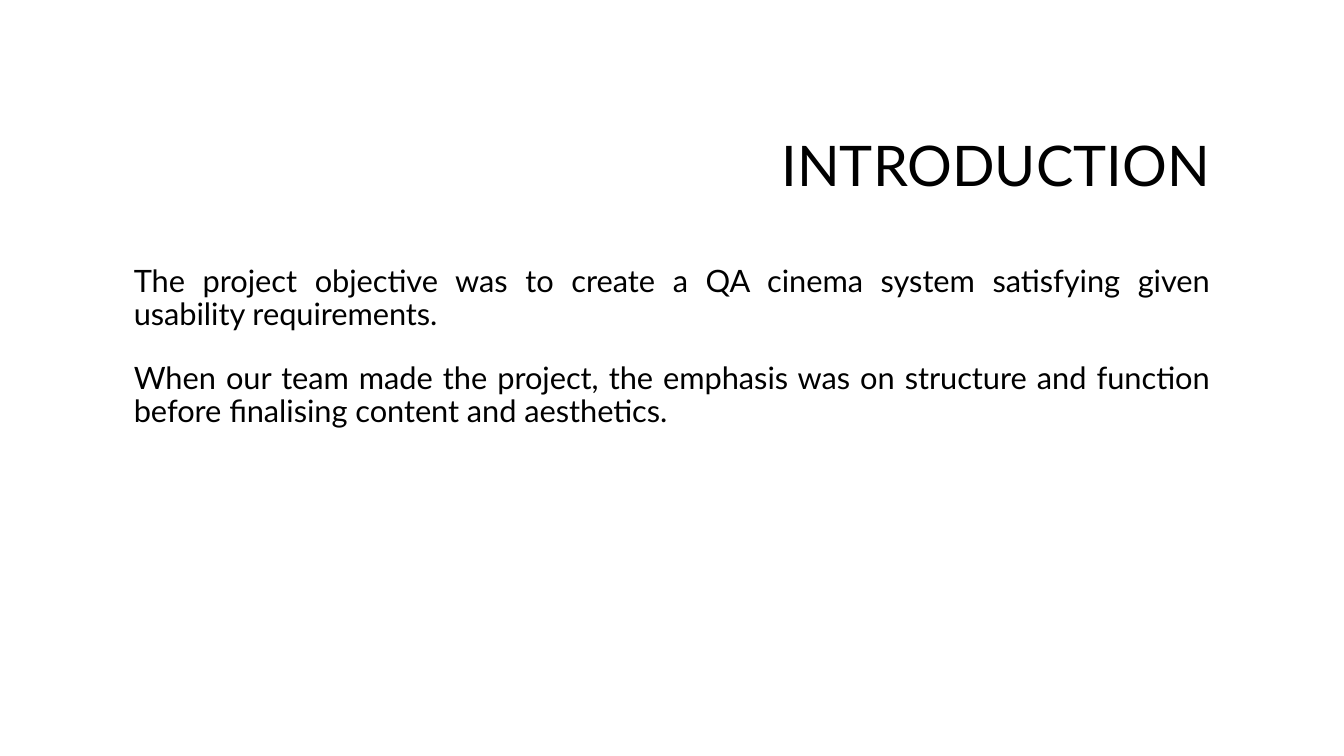
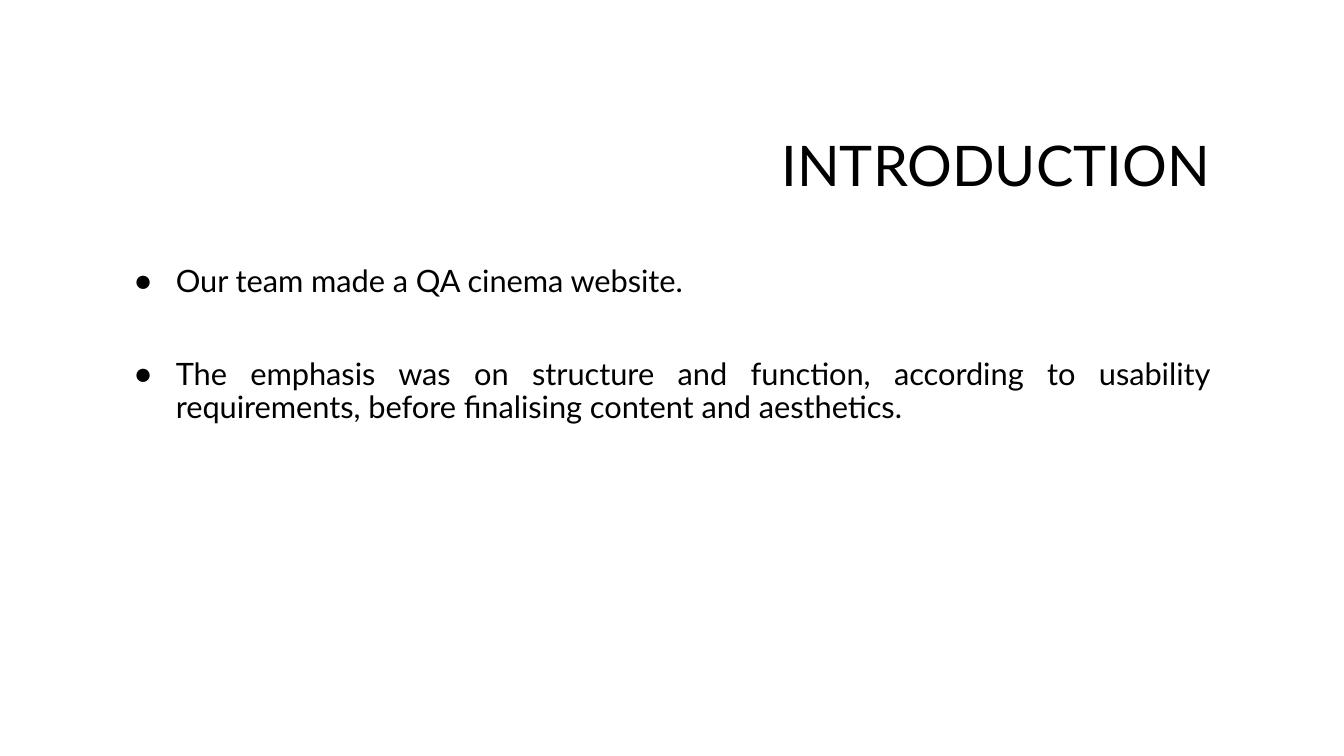
Before and after one commit to ssb91/Week_10-11_project, a slide deck: slide 2 of group project/Group Project QA Cinema System.pptx. Drawn at 1344x756 pixels with LibreOffice and Linux fonts; fonts in the diff are those of the drawing; background and template pictures are left out. Boxes give left, top, right and bottom in pixels: in the first picture for what was removed or moved away, otherwise in the second. Text is boxed around its words. In the diff, an @@ line names an element or a change of style, - is before the commit and + after.

Commit message:
Add files via upload
update to include requirements summary

```diff
--- a/group project/Group Project QA Cinema System.pptx
+++ b/group project/Group Project QA Cinema System.pptx
@@ text at box(176, 269, 1211, 424): text changed @@
-The project objective was to create a QA cinema system satisfying given usability requirements.
-When our team made the project, the emphasis was on structure and function before finalising content and aesthetics.
+● Our team made a QA cinema website.
+● The emphasis was on structure and function, according to usability requirements, before finalising content and aesthetics.
```
Also in this commit, not shown: 1 other slide changed, 1 slide added.
